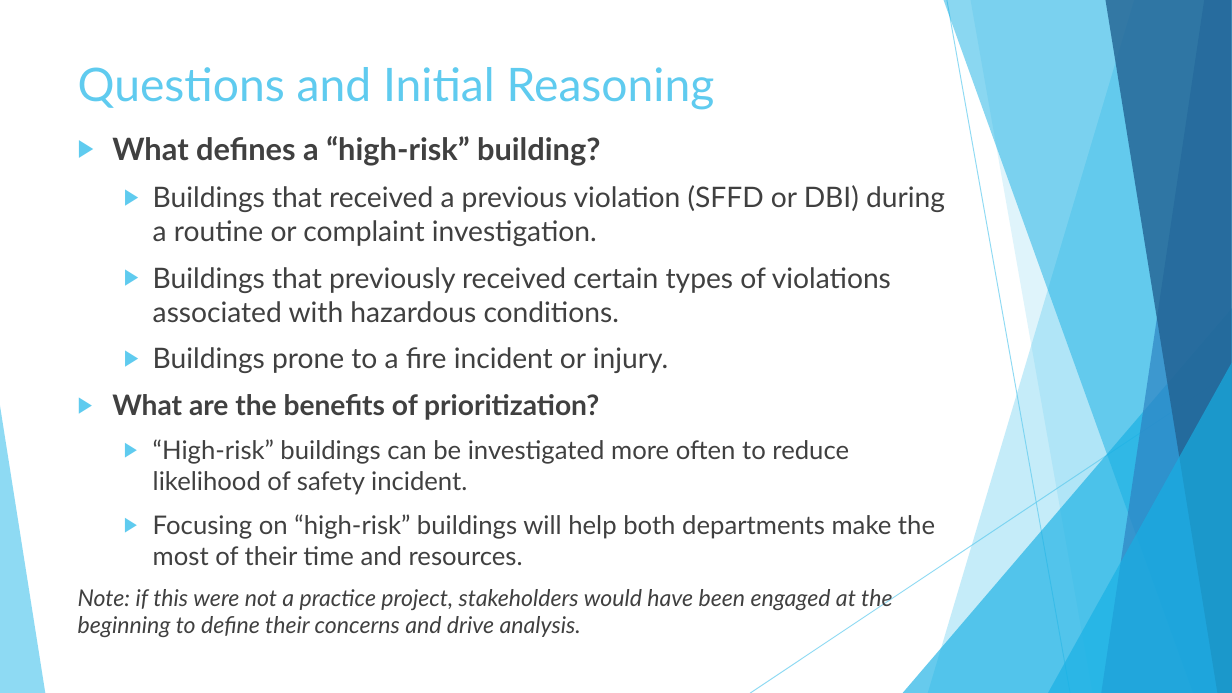
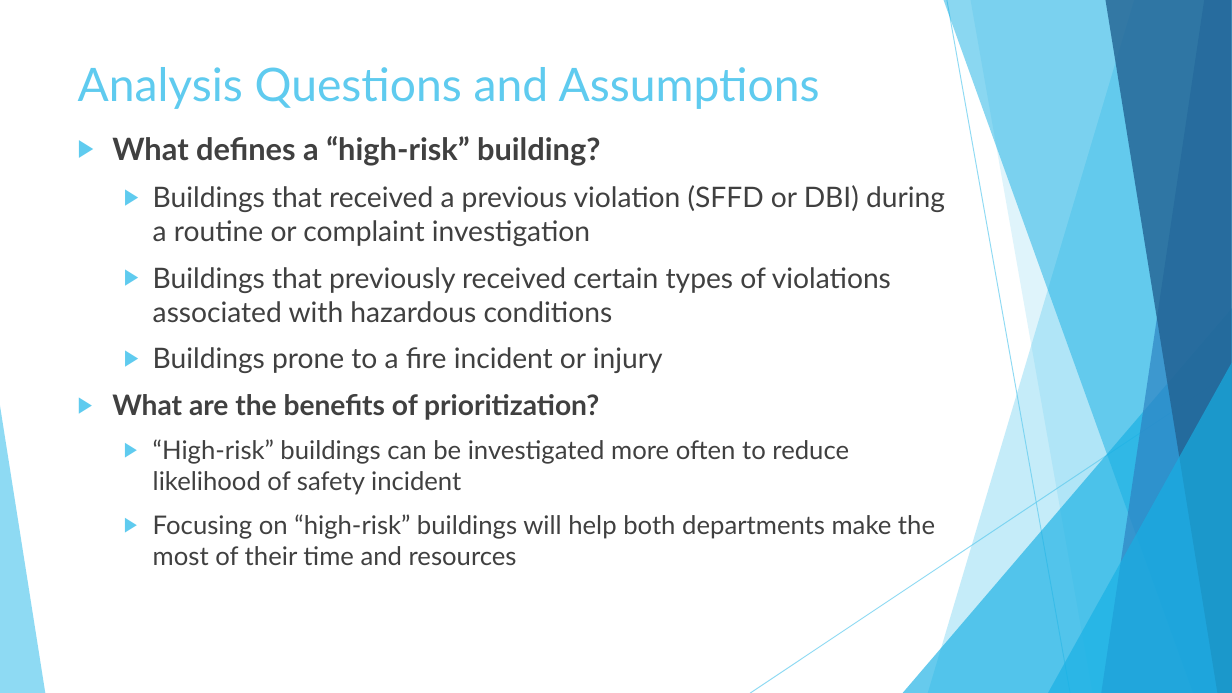
Before and after one commit to justinirving314/sfpd_ds_question, a slide deck: slide 4 of SFPD Interview Presentation.pptx (slide 3 before the commit). Drawn at 1232x693 pixels with LibreOffice and Linux fonts; fonts in the diff are those of the drawing. Boxes give left, top, right and bottom in pixels: in the first picture for what was removed or moved away, otherwise in the second. Text is boxed around its words. In the diff, an @@ line names an element or a change of style, - is before the commit and + after.

```diff
--- a/SFPD Interview Presentation.pptx
+++ b/SFPD Interview Presentation.pptx
@@ title at (x1=78, y1=67, x2=820, y2=109): text changed @@
-Questions and Initial Reasoning
+Analysis Questions and Assumptions
@@ text at (x1=153, y1=185, x2=945, y2=373): text changed @@
-  ▶ Buildings that received a previous violation (SFFD or DBI) during a routine or complaint investigation.
-  ▶ Buildings that previously received certain types of violations associated with hazardous conditions.
-  ▶ Buildings prone to a fire incident or injury.
+  ▶ Buildings that received a previous violation (SFFD or DBI) during a routine or complaint investigation
+  ▶ Buildings that previously received certain types of violations associated with hazardous conditions
+  ▶ Buildings prone to a fire incident or injury
@@ text at (x1=153, y1=439, x2=935, y2=565): text changed @@
-  ▶ “High-risk” buildings can be investigated more often to reduce likelihood of safety incident.
-  ▶ Focusing on “high-risk” buildings will help both departments make the most of their time and resources.
-Note: if this were not a practice project, stakeholders would have been engaged at the beginning to define their concerns and drive analysis.
+  ▶ “High-risk” buildings can be investigated more often to reduce likelihood of safety incident
+  ▶ Focusing on “high-risk” buildings will help both departments make the most of their time and resources
```
Also in this commit, not shown: 10 other slides changed, 4 other files.
